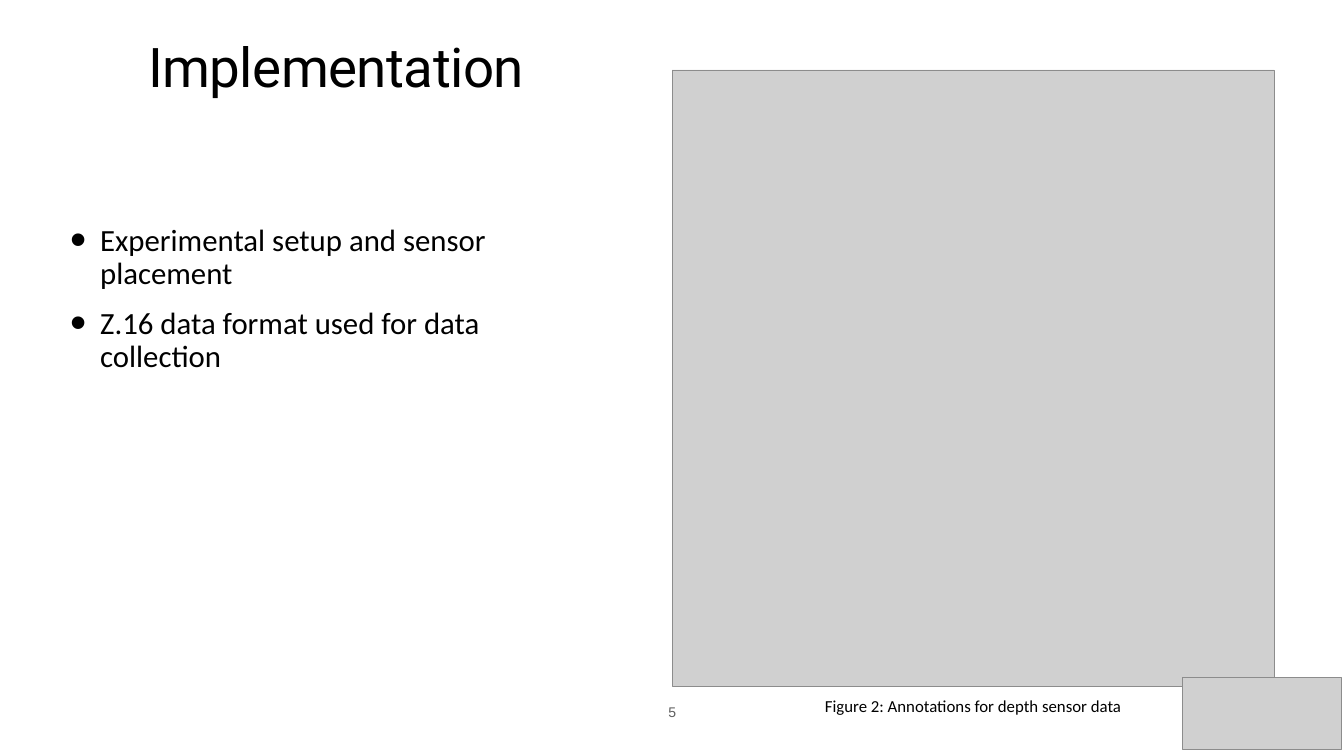
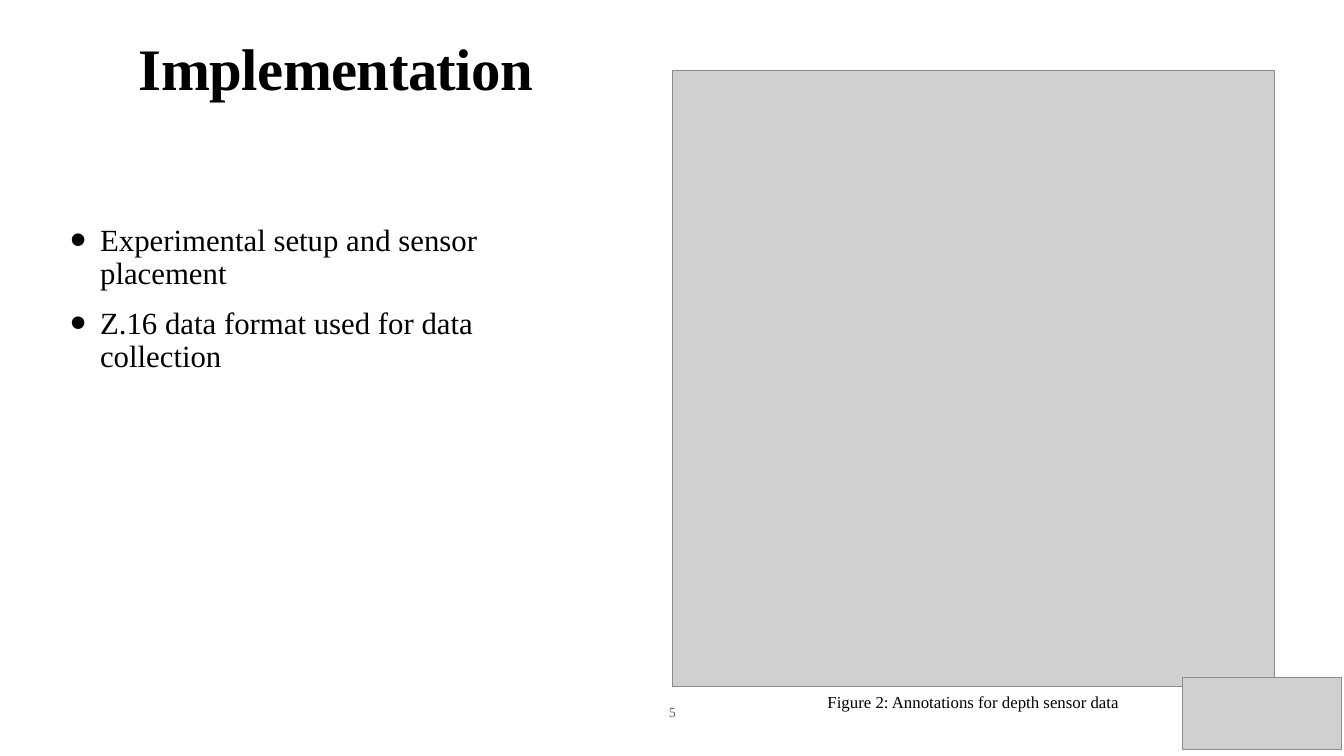
Before and after one commit to kushalprakash6/ObjectDetectionAndTracking, a slide deck: slide 5 of documents/Presentation.pptx. Drawn at 1344x756 pixels with LibreOffice and Linux fonts; fonts in the diff are those of the drawing; grey boxes stand for pictures. Boxes give left, top, right and bottom in pixels: in the first picture for what was removed or moved away, otherwise in the second. Text is boxed around its words. In the diff, an @@ line names an element or a change of style, - is before the commit and + after.

```diff
--- a/documents/Presentation.pptx
+++ b/documents/Presentation.pptx
@@ title "Implementation" at [139,49,533,101]: size 78.1 to 84 pt, font Roboto to Times New Roman, bold on @@
@@ text "Experimental setup and sensor placement" at [100,229,477,368]: font Calibri to Times New Roman @@
@@ page number at [669,708,676,717]: font Arial to Times New Roman @@
@@ text "Figure 2: Annotations for depth ..." at [827,696,1119,712]: font Calibri to Times New Roman @@
```
Also in this commit, not shown: 10 other slides changed, 1 slide added, 1 other file.
